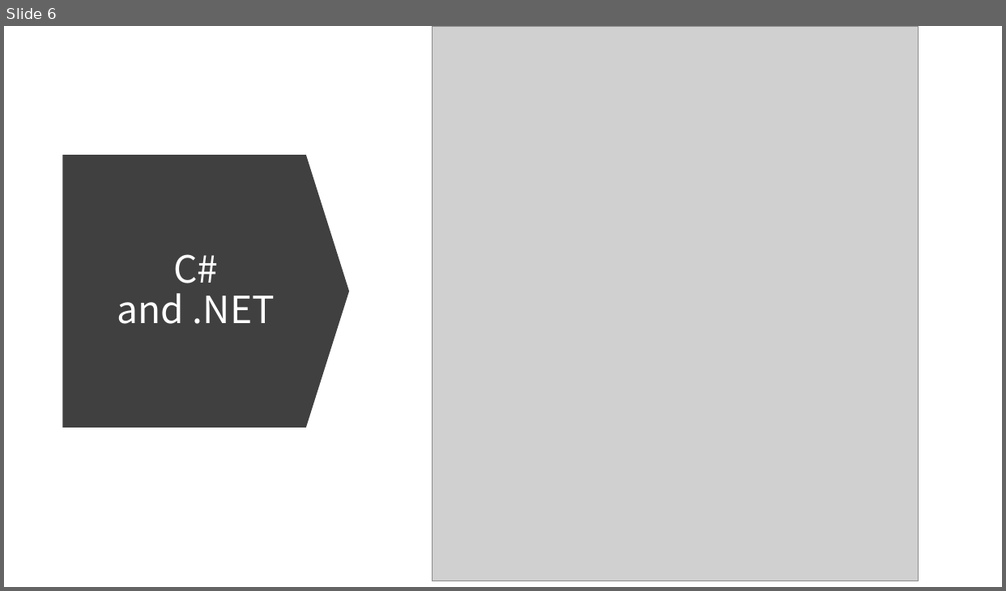
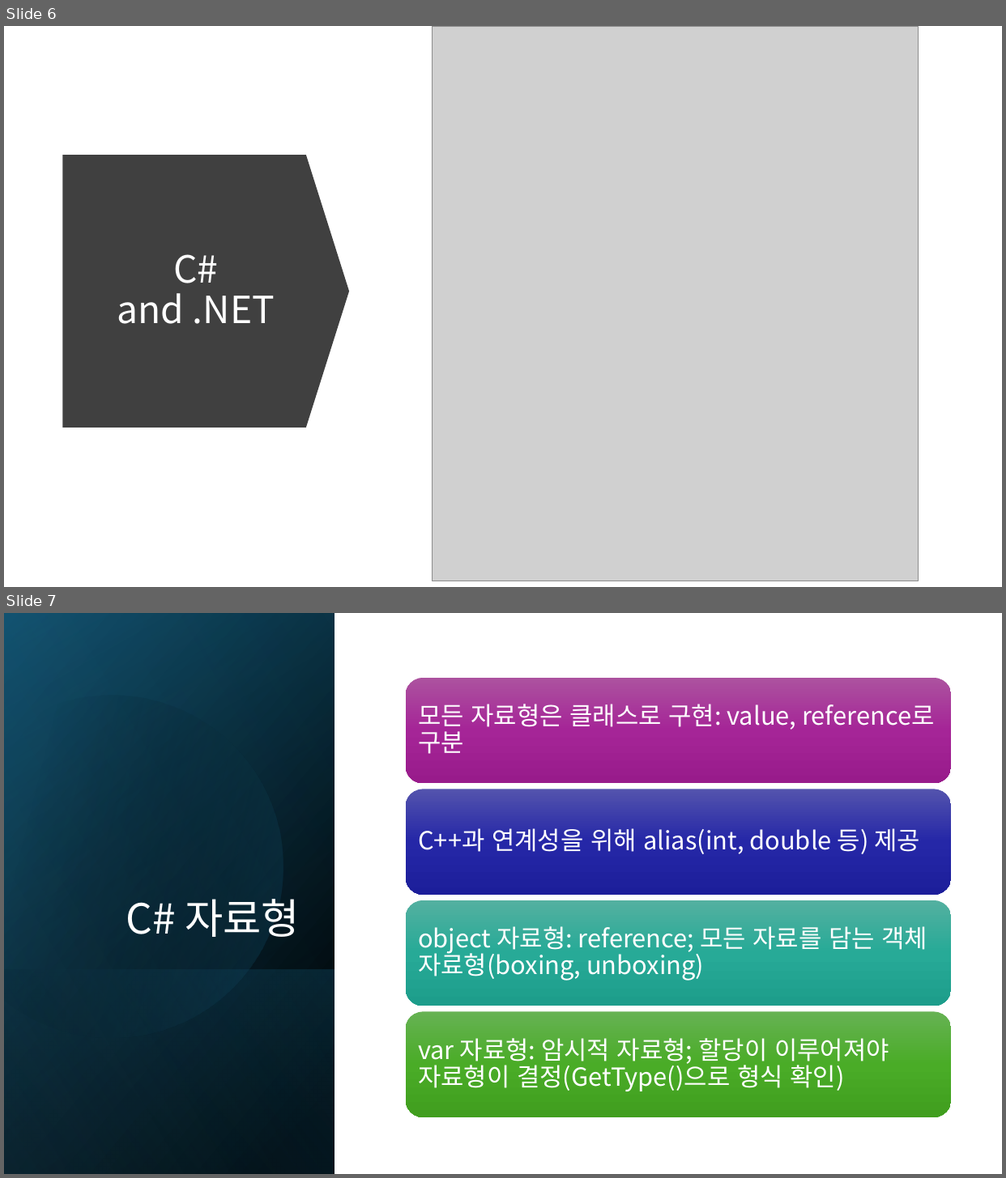
Before and after one commit to mokwongame/CS_2025_2, a slide deck: C# 문법.pptx. Shown one above the other, each under a label of ours: slide 6 before the commit, slides 6 and 7 after it. The pictures are 1006x591 and 1006x1178 pixels, drawn with LibreOffice and Linux fonts; fonts in the diff are those of the drawing; grey boxes stand for pictures. Boxes give left, top, right and bottom in pixels: in the first picture for what was removed or moved away, otherwise in the second. Text is boxed around its words. In the diff, an @@ line names an element or a change of style, - is before the commit and + after.

```diff
--- a/C# 문법.pptx
+++ b/C# 문법.pptx
@@ slide 7 added at (4,613,1002,1174), background #FFFFFF @@
@@ rectangle added at (4,613,335,1174), fill gradient #000000 to #104862 @@
@@ rectangle added at (4,614,335,1174), fill gradient #000000 to #156082 @@
@@ rectangle added at (4,613,335,1174), fill gradient #000000 to #46B1E1 @@
@@ freeform shape added at (4,655,324,1072), fill gradient #000000 to #156082 @@
@@ title added at (126,899,300,937), 40 pt, text #FFFFFF @@
+C# 자료형
@@ rectangle added at (4,969,335,1174), fill gradient #156082 to #000000 @@
@@ group added at (405,677,951,1118): 4 rounded rectangles, 4 texts @@
+모든 자료형은 클래스로 구현: value, reference로 구분
+C++과 연계성을 위해 alias(int, double 등) 제공
+object 자료형: reference; 모든 자료를 담는 객체 자료형(boxing, unboxing)
+var 자료형: 암시적 자료형; 할당이 이루어져야 자료형이 결정(GetType()으로 형식 확인)
```
Also in this commit, not shown: 3 other slides added, 1 other file.
